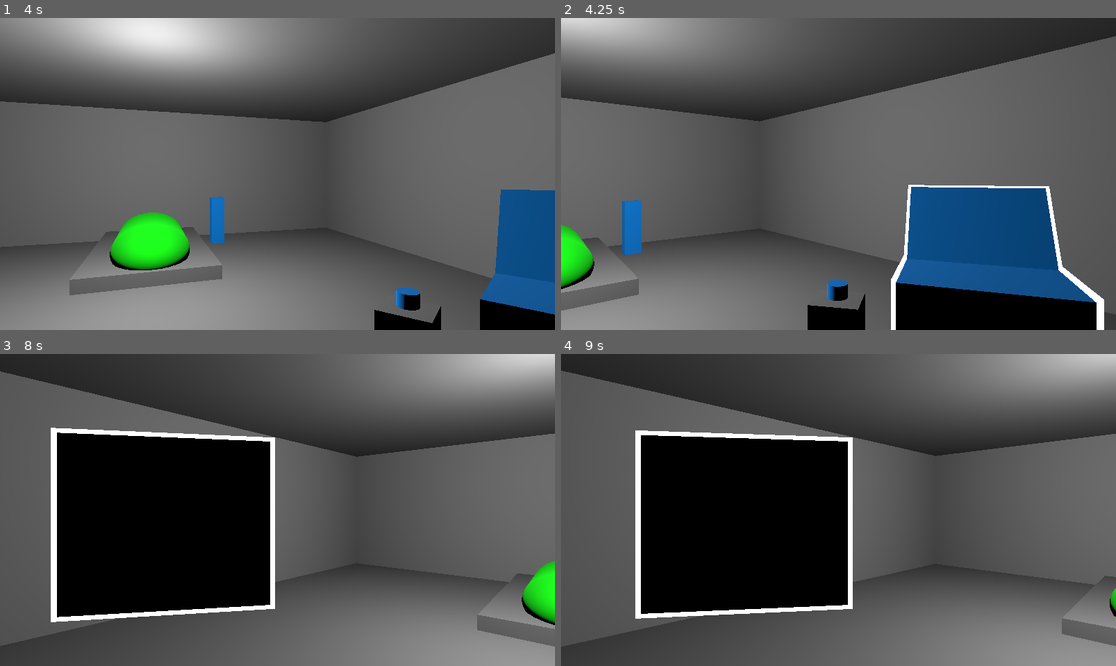
Above: before the commit, frames 1-4 (two rows, left to right).
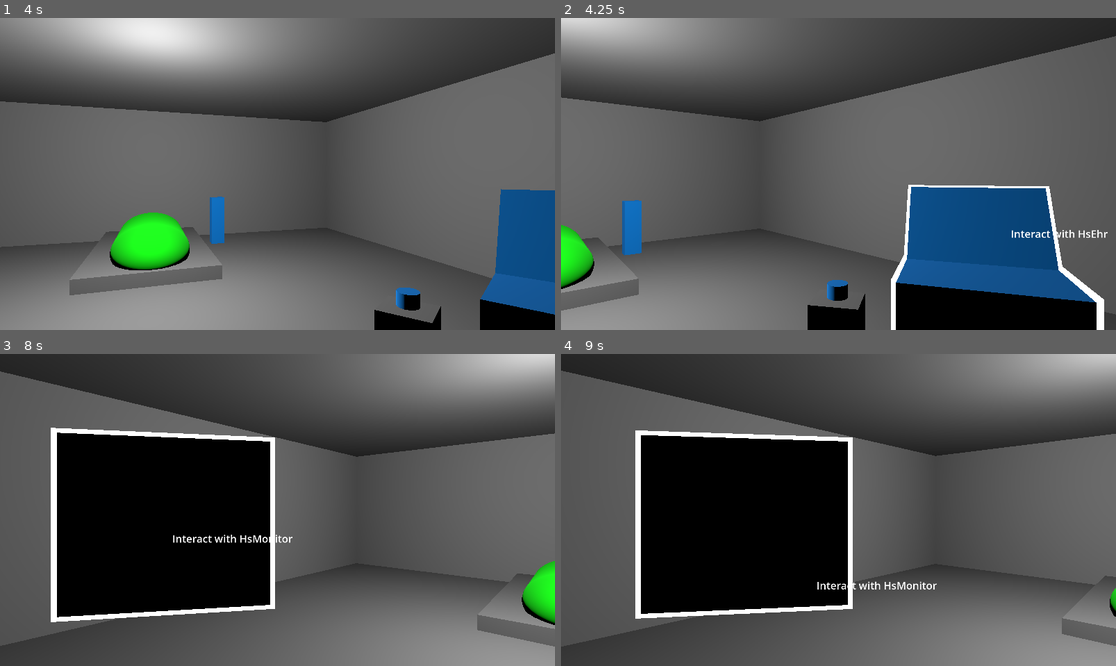
Above: after the commit, the same moments.

Repository: outget/Intensive-Care-Unit
Game: Godot game, scene res://scenes/icu.tscn
Same seed, same stepped clock (60 frames per second), same inputs: the game is played once before the commit and once after it.
Inputs (mouse positions are in pixels of both pictures, inside the frame that each line leads up to):
- Up to frame 1 (4 s): tap Enter at 0.5, 3.5 s; move the mouse to (399, 158) at 0.52 s; click (399, 158) at 0.67 s; move the mouse to (166, 189) at 1.27 s; click (166, 189) at 1.42 s; move the mouse to (333, 105) at 2.02 s; click (333, 105) at 2.17 s; tap Space at 2.75 s; move the mouse to (249, 236) at 2.77 s; click (249, 236) at 2.92 s; move the mouse to (444, 220) at 3.52 s; click (444, 220) at 3.67 s
- Up to frame 2 (4.25 s): no input
- Up to frame 3 (8 s): move the mouse to (111, 463) at 4.27 s; click (111, 463) at 4.42 s; move the mouse to (305, 510) at 5.02 s; click (305, 510) at 5.17 s; tap Space at 5.75 s; move the mouse to (194, 432) at 5.77 s; click (194, 432) at 5.92 s; tap Enter at 6.5 s; move the mouse to (399, 494) at 6.52 s; click (399, 494) at 6.67 s; move the mouse to (166, 525) at 7.27 s; click (166, 525) at 7.42 s
- Up to frame 4 (9 s): move the mouse to (894, 441) at 8.02 s; click (894, 441) at 8.17 s; tap Space at 8.75 s; move the mouse to (810, 572) at 8.77 s; click (810, 572) at 8.92 s

Frame 1 is identical in both runs. In frame 2, 0.2% of the frame differs, in the area x 81-99%, y 67-71%; in frame 3, 0.2%, in the area x 31-53%, y 57-61%; in frame 4, 0.2%.

Commit message:
added tooltips (UI)

Diff:
--- a/project.godot
+++ b/project.godot
@@ -15,6 +15,10 @@
 config/features=PackedStringArray("4.6", "Forward Plus")
 config/icon="res://icon.svg"
 
+[autoload]
+
+SignalBus="*uid://dwu6cbuvhfkvo"
+
 [display]
 
 window/size/viewport_width=1920
--- a/scenes/hs_ehr.tscn
+++ b/scenes/hs_ehr.tscn
@@ -30,7 +30,7 @@
 [sub_resource type="ConvexPolygonShape3D" id="ConvexPolygonShape3D_nao8m"]
 points = PackedVector3Array(0.5, 0.5, 0.5, 0.5, 0.5, -0.5, -0.5, 0.5, 0.5, 0.5, -0.5, 0.5, 0.5, -0.5, -0.5, -0.5, 0.5, -0.5, -0.5, -0.5, 0.5, -0.5, -0.5, -0.5)
 
-[node name="HsEhr" type="Node3D" unique_id=1941388535 node_paths=PackedStringArray("mesh", "mesh_base")]
+[node name="HsEHR" type="Node3D" unique_id=1941388535 node_paths=PackedStringArray("mesh", "mesh_base")]
 script = ExtResource("1_1rwyd")
 mesh = NodePath("Screen")
 mesh_base = NodePath("Base")
--- a/scenes/icu.tscn
+++ b/scenes/icu.tscn
@@ -7,6 +7,7 @@
 [ext_resource type="Material" uid="uid://du5e2wo0lbg2" path="res://draft-materials/instrument.tres" id="5_dl0ga"]
 [ext_resource type="Script" uid="uid://tbyx6n4vb4q2" path="res://scripts/hs_call.gd" id="5_qtq7s"]
 [ext_resource type="Shader" uid="uid://cbq4fl7s40nf6" path="res://shaders/outline.gdshader" id="6_klxhk"]
+[ext_resource type="Script" uid="uid://cnbpahk2otrf6" path="res://scripts/ui_manager.gd" id="8_t06jp"]
 
 [sub_resource type="BoxMesh" id="BoxMesh_v321d"]
 
@@ -111,6 +112,15 @@
 transform = Transform3D(1, 0, 0, 0, 1, 0, 0, 0, 1, 0, 0.38605294, 0)
 shape = SubResource("CylinderShape3D_dl0ga")
 
+[node name="CanvasLayer" type="CanvasLayer" parent="." unique_id=1639335167 node_paths=PackedStringArray("tooltips_label")]
+script = ExtResource("8_t06jp")
+tooltips_label = NodePath("Label")
+
+[node name="Label" type="Label" parent="CanvasLayer" unique_id=585937640]
+offset_right = 40.0
+offset_bottom = 23.0
+theme_override_font_sizes/font_size = 36
+
 [connection signal="input_event" from="HsCall/Area3D" to="HsCall" method="_on_area_3d_input_event"]
 [connection signal="mouse_entered" from="HsCall/Area3D" to="HsCall" method="_on_area_3d_mouse_entered"]
 [connection signal="mouse_exited" from="HsCall/Area3D" to="HsCall" method="_on_area_3d_mouse_exited"]
--- a/scripts/hs_call.gd
+++ b/scripts/hs_call.gd
@@ -1,6 +1,7 @@
 extends Node3D
 
 @export var mesh: MeshInstance3D
+@export var tooltip: Label
 var outline_material: ShaderMaterial
 
 # Called when the node enters the scene tree for the first time.
@@ -20,8 +21,12 @@
 # Apply outline shader
 func _on_area_3d_mouse_entered() -> void:
 	set_outline_visibility(true)
+	SignalBus.mouse_interactable.emit(self.name, true)
+
 func _on_area_3d_mouse_exited() -> void:
 	set_outline_visibility(false)
+	SignalBus.mouse_interactable.emit(self.name, false)
+
 
 func set_outline_visibility(vis: bool) -> void:
 	if outline_material:
--- a/scripts/hs_ehr.gd
+++ b/scripts/hs_ehr.gd
@@ -2,6 +2,8 @@
 
 @export var mesh: MeshInstance3D
 @export var mesh_base: MeshInstance3D
+
+@export var tooltip: Label
 
 var outline_material: ShaderMaterial
 var base_outline_material: ShaderMaterial
@@ -27,8 +29,11 @@
 
 func _on_area_3d_mouse_entered() -> void:
 	set_outline_visibility(true)
+	SignalBus.mouse_interactable.emit(self.name, true)
 func _on_area_3d_mouse_exited() -> void:
 	set_outline_visibility(false)
+	SignalBus.mouse_interactable.emit(self.name, false)
+
 
 func set_outline_visibility(vis: bool) -> void:
 	var intensity = 1 if vis else 0
--- a/scripts/hs_monitor.gd
+++ b/scripts/hs_monitor.gd
@@ -18,9 +18,12 @@
 
 func _on_monitor_area_mouse_entered() -> void:
 	set_outline_visibility(true)
+	SignalBus.mouse_interactable.emit(self.name, true)
 
 func _on_monitor_area_mouse_exited() -> void:
 	set_outline_visibility(false)
+	SignalBus.mouse_interactable.emit(self.name, false)
+
 
 func set_outline_visibility(vis: bool) -> void:
 	if outline_material:
--- a/scripts/hs_ventilator.gd
+++ b/scripts/hs_ventilator.gd
@@ -1,7 +1,8 @@
 extends Node3D
 
+@export var mesh: MeshInstance3D
+@export var tooltip: Label
 
-@export var mesh: MeshInstance3D
 var outline_material: ShaderMaterial
 
 # Called when the node enters the scene tree for the first time.
@@ -20,8 +21,12 @@
 
 func _on_area_3d_mouse_entered() -> void:
 	set_outline_visibility(true)
+	SignalBus.mouse_interactable.emit(self.name, true)
+
 func _on_area_3d_mouse_exited() -> void:
 	set_outline_visibility(false)
+	SignalBus.mouse_interactable.emit(self.name, false)
+
 
 func set_outline_visibility(vis: bool) -> void:
 	if outline_material:
--- /dev/null
+++ b/scripts/signal_bus.gd
@@ -0,0 +1,3 @@
+extends Node
+
+signal mouse_interactable(name: String, on: bool)
--- /dev/null
+++ b/scripts/ui_manager.gd
@@ -0,0 +1,28 @@
+extends CanvasLayer
+
+@export var tooltips_label: Label
+var is_hover: bool
+var mouse_pos: Vector2
+
+# Called when the node enters the scene tree for the first time.
+func _ready() -> void:
+	SignalBus.mouse_interactable.connect(on_mouse_interactable)
+	tooltips_label.visible = false
+
+func _input(event: InputEvent) -> void:
+	if event is InputEventMouseMotion:
+		mouse_pos = get_viewport().get_mouse_position()
+
+func _process(_delta: float) -> void:
+	if is_hover:
+		tooltips_label.position = mouse_pos + Vector2(20,20)
+
+
+func on_mouse_interactable(interactable: String, on: bool) -> void:
+	if on:
+		is_hover = true
+		tooltips_label.text = "Interact with " + interactable
+		tooltips_label.visible = true
+	else:
+		is_hover = false
+		tooltips_label.visible = false
Not shown, added: scripts/signal_bus.gd.uid
Not shown, added: scripts/ui_manager.gd.uid
